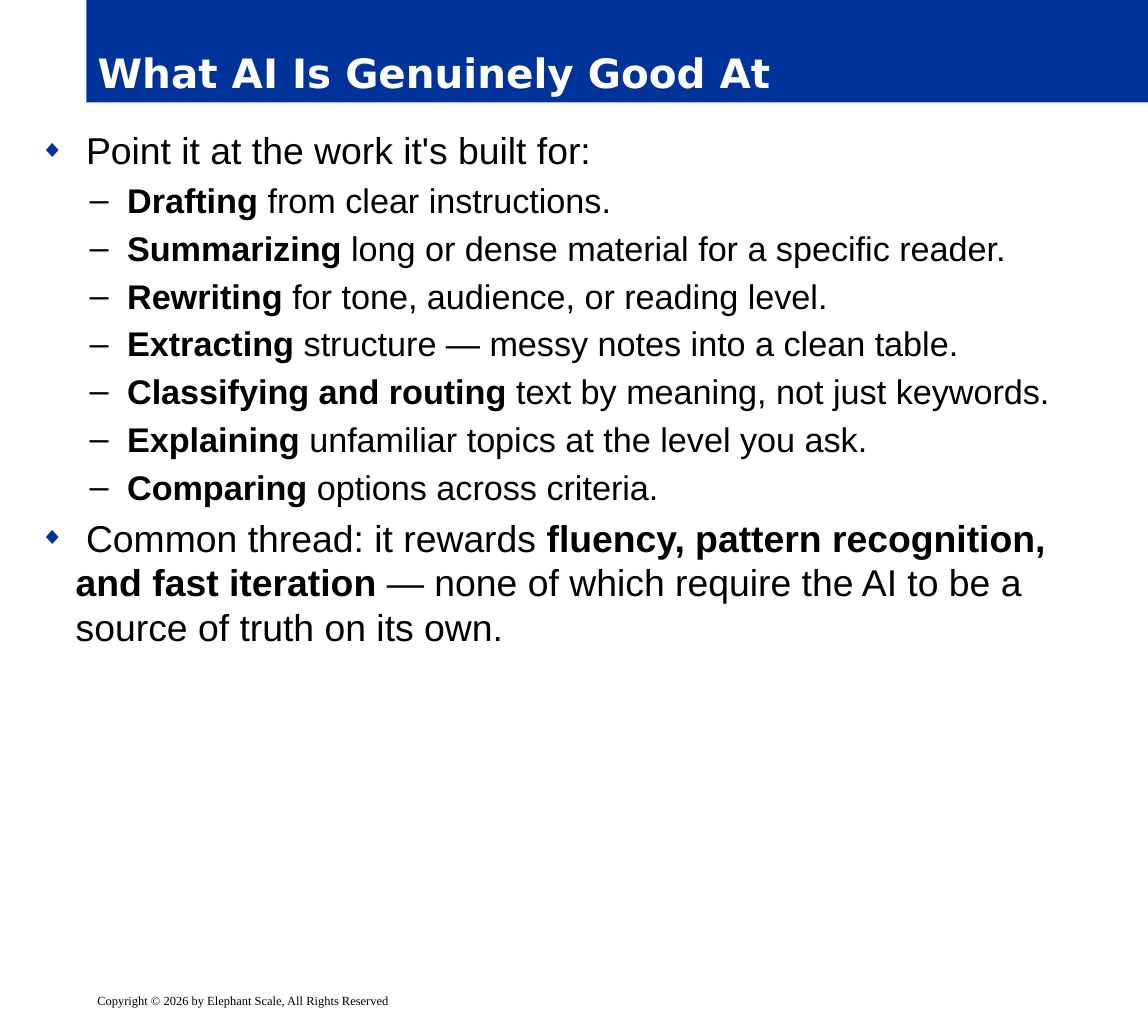
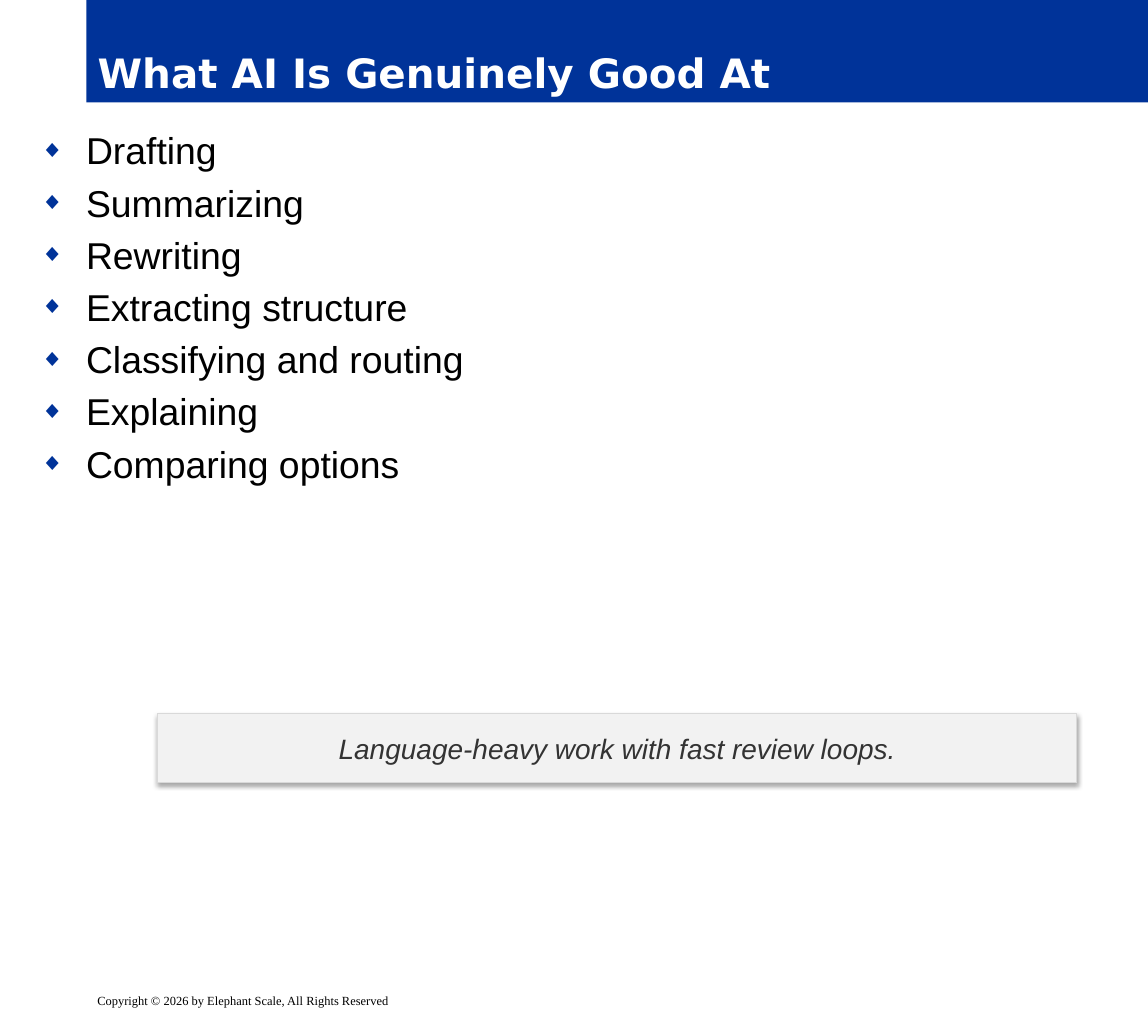
Before and after one commit to elephantscale/ai-automation-essentials, a slide deck: slide 17 of slides/release/01-foundations.pptx. Drawn at 1148x1016 pixels with LibreOffice and Linux fonts; fonts in the diff are those of the drawing; background and template pictures are left out. Boxes give left, top, right and bottom in pixels: in the first picture for what was removed or moved away, otherwise in the second. Text is boxed around its words. In the diff, an @@ line names an element or a change of style, - is before the commit and + after.

```diff
--- a/slides/release/01-foundations.pptx
+++ b/slides/release/01-foundations.pptx
@@ text at box(86, 137, 463, 485): text changed; size 22 to 24 pt @@
-◆ Point it at the work it's built for:
-  – Drafting from clear instructions.
-  – Summarizing long or dense material for a specific reader.
-  – Rewriting for tone, audience, or reading level.
-  – Extracting structure — messy notes into a clean table.
-  – Classifying and routing text by meaning, not just keywords.
-  – Explaining unfamiliar topics at the level you ask.
-  – Comparing options across criteria.
-◆ Common thread: it rewards fluency, pattern recognition, and fast iteration — none of which require the AI to be a source of truth on its own.
+◆ Drafting
+◆ Summarizing
+◆ Rewriting
+◆ Extracting structure
+◆ Classifying and routing
+◆ Explaining
+◆ Comparing options
@@ rectangle added at box(158, 713, 1077, 783), fill #F2F2F2, outline #D9D9D9 0.75 pt, 18 pt, text #333333, italic @@
+Language-heavy work with fast review loops.
```
Also in this commit, not shown: 21 other slides changed.
